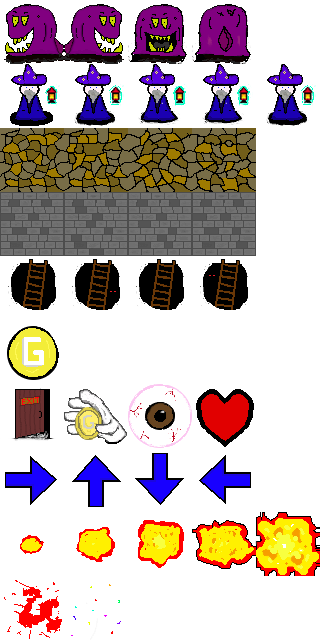
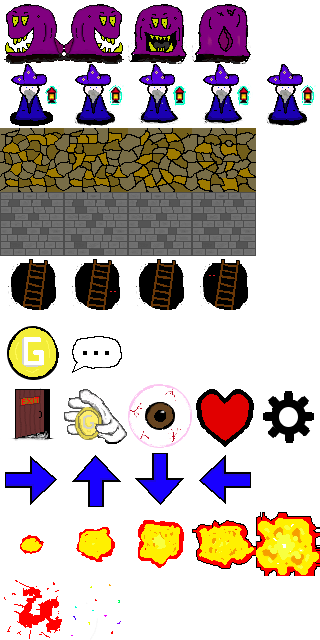
Revision of a layered 320×640 image; what changed, layer by layer:
added layer "speech" in group "buttonIcon" over [72, 336, 122, 373]
added layer "settings" in group "buttonIcon" over [263, 391, 314, 443]
